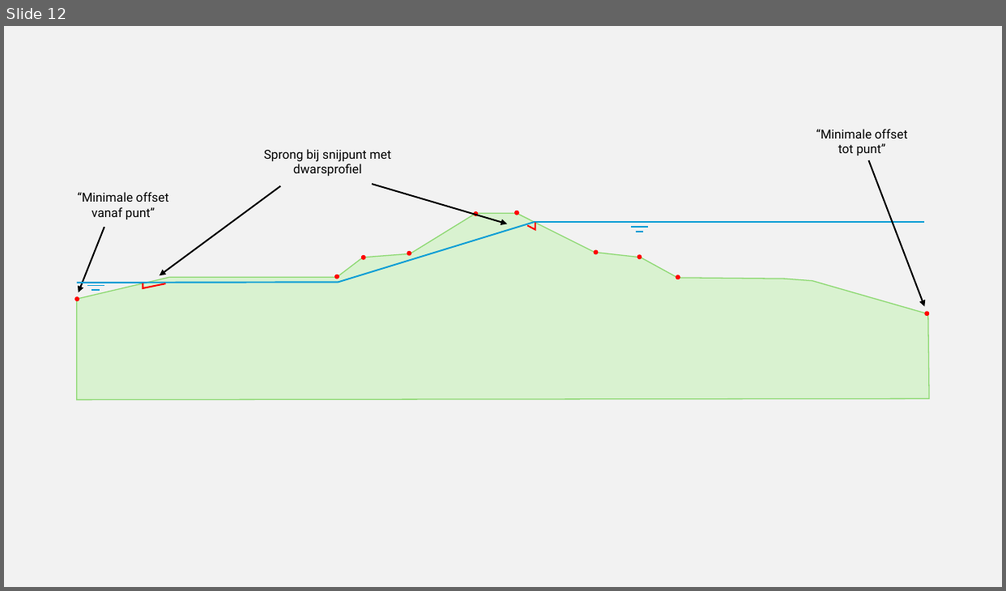
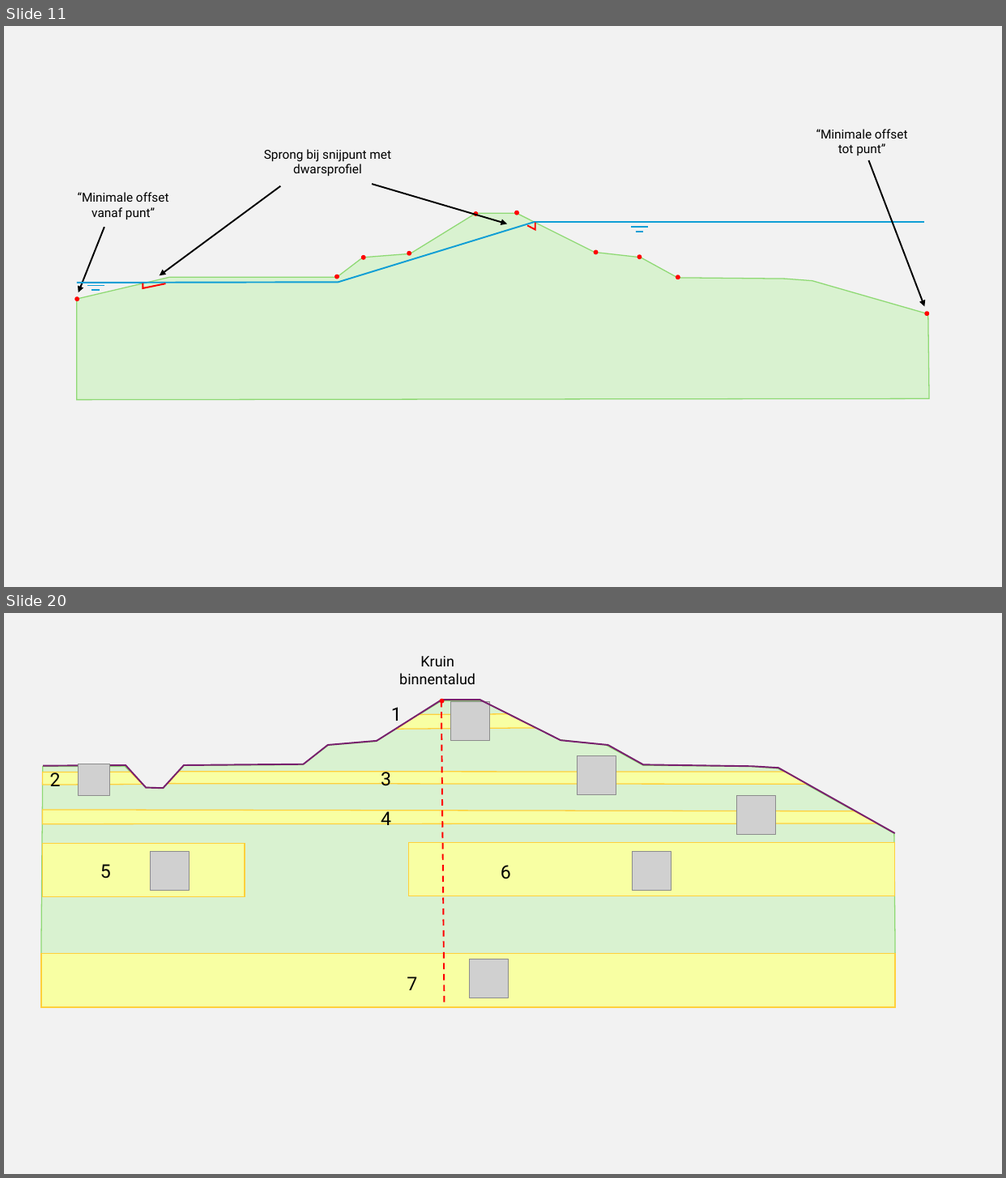
Before and after one commit to scheldestromen/BOLuS, a slide deck: handleiding/Figuren handleiding.pptx. Shown one above the other, each under a label of ours: slide 12 before the commit, slides 11 and 20 after it; the slides between them are not shown. The pictures are 1006x591 and 1006x1178 pixels, drawn with LibreOffice and Linux fonts; fonts in the diff are those of the drawing; grey boxes stand for pictures. Boxes give left, top, right and bottom in pixels: in the first picture for what was removed or moved away, otherwise in the second. Text is boxed around its words. In the diff, an @@ line names an element or a change of style, - is before the commit and + after.

```diff
--- a/handleiding/Figuren handleiding.pptx
+++ b/handleiding/Figuren handleiding.pptx
@@ slide 20 added at box(4, 613, 1002, 1174), background #F2F2F2 @@
@@ text added at box(399, 656, 475, 684), 14 pt, text #000000 @@
+Kruin binnentalud
@@ freeform shape added at box(41, 701, 896, 955), fill #D9F2D0, outline #8ED973 1 pt @@
@@ freeform shape added at box(43, 700, 895, 833), outline #78206E 1.5 pt @@
@@ text added at box(391, 707, 402, 725), 18 pt, text #000000 @@
+1
@@ ellipse added at box(440, 698, 444, 703), fill #FF0000 @@
@@ line added from (441, 701) to (444, 1007), #FF0000 1.5 pt dashed @@
@@ picture added at box(451, 702, 490, 741) @@
@@ freeform shape added at box(396, 714, 535, 729), fill #F8FFA3, outline #FFD03B 1 pt @@
@@ picture added at box(577, 756, 616, 795) @@
@@ freeform shape added at box(42, 772, 143, 785), fill #F8FFA3, outline #FFD03B 1 pt @@
@@ text added at box(50, 769, 61, 790), 18 pt, text #000000 @@
+2
@@ picture added at box(78, 764, 109, 796) @@
@@ freeform shape added at box(168, 772, 808, 785), fill #F8FFA3, outline #FFD03B 1 pt @@
@@ text added at box(381, 769, 391, 790), 18 pt, text #000000 @@
+3
@@ picture added at box(736, 796, 775, 835) @@
@@ freeform shape added at box(42, 810, 878, 824), fill #F8FFA3, outline #FFD03B 1 pt @@
@@ text added at box(381, 808, 391, 829), 18 pt, text #000000 @@
+4
@@ rectangle added at box(42, 844, 245, 897), fill #F8FFA3, outline #FFD03B 1 pt @@
@@ picture added at box(150, 851, 189, 890) @@
@@ rectangle added at box(408, 843, 895, 897), fill #F8FFA3, outline #FFD03B 1 pt @@
@@ picture added at box(632, 852, 671, 891) @@
@@ text added at box(100, 864, 111, 879), 18 pt, text #000000 @@
+5
@@ text added at box(501, 865, 511, 879), 18 pt, text #000000 @@
+6
@@ rectangle added at box(41, 954, 896, 1007), fill #F8FFA3, outline #FFD03B 1 pt @@
@@ text added at box(407, 977, 417, 990), 18 pt, text #000000 @@
+7
@@ picture added at box(470, 959, 509, 998) @@
@@ what was slide 12 is now slide 11 @@
```
Also in this commit, not shown: 1 slide changed, 20 other slides added, 13 slides removed, 7 other files.
